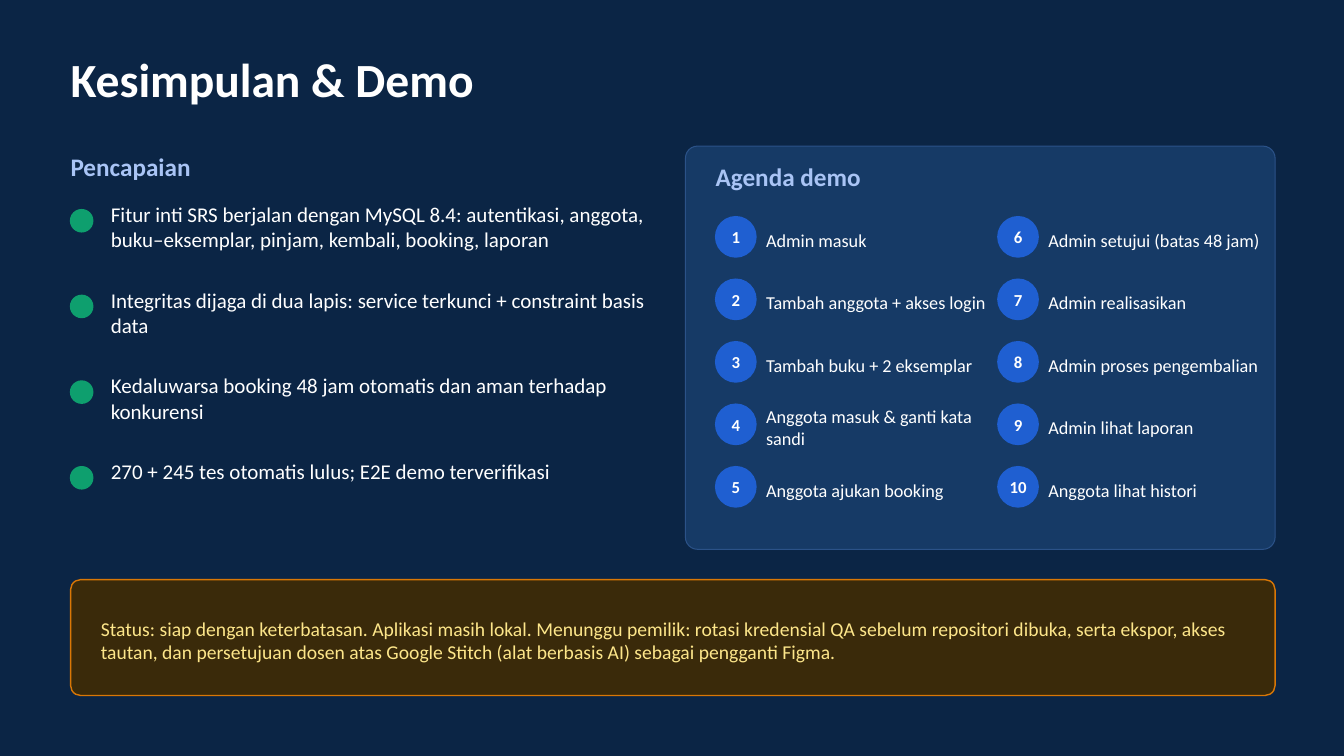
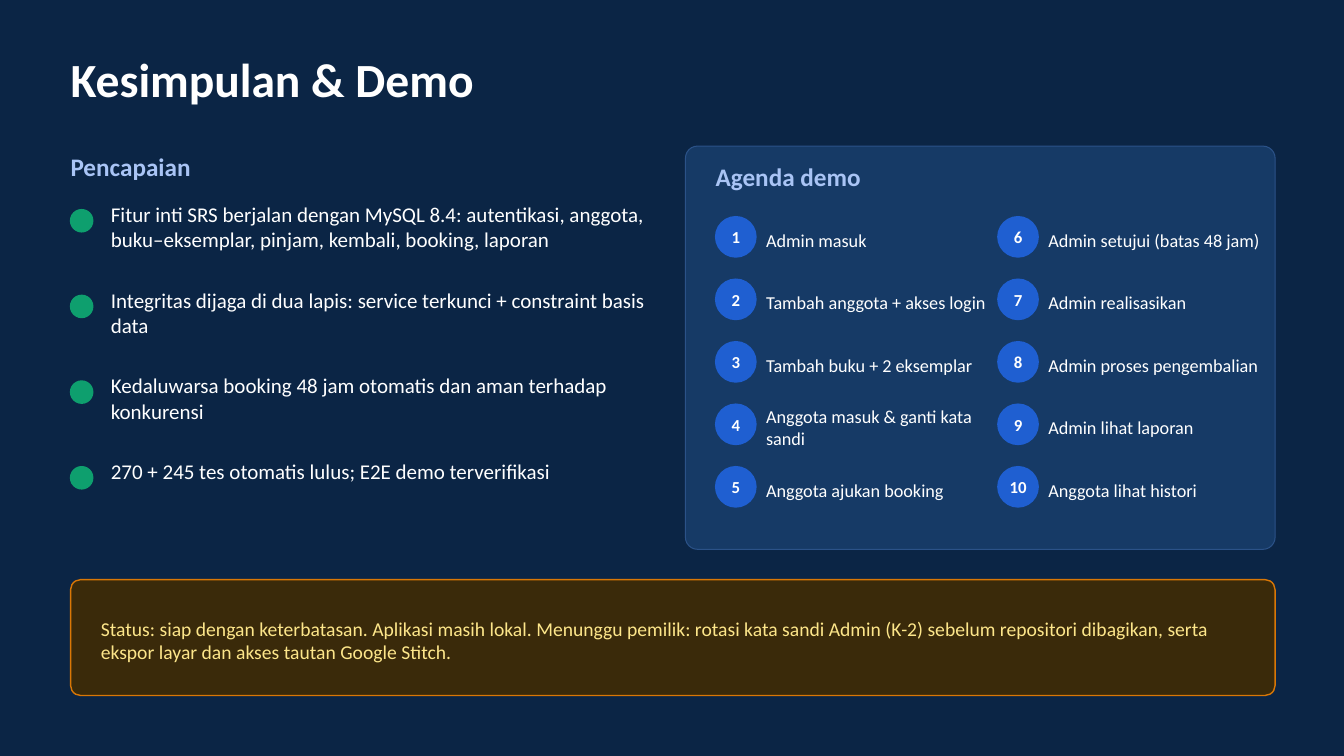
Before and after one commit to doni10102001/Kel-11---SIM-Perpustakaan---RPL-2026, a slide deck: slide 18 of docs/TUGAS-10-FINAL/10-PRESENTASI/SIM_Perpustakaan_Kelompok_11_Final.pptx. Drawn at 1344x756 pixels with LibreOffice and Linux fonts; fonts in the diff are those of the drawing. Boxes give left, top, right and bottom in pixels: in the first picture for what was removed or moved away, otherwise in the second. Text is boxed around its words. In the diff, an @@ line names an element or a change of style, - is before the commit and + after.

```diff
--- a/docs/TUGAS-10-FINAL/10-PRESENTASI/SIM_Perpustakaan_Kelompok_11_Final.pptx
+++ b/docs/TUGAS-10-FINAL/10-PRESENTASI/SIM_Perpustakaan_Kelompok_11_Final.pptx
@@ text at (x1=101, y1=622, x2=1208, y2=663): text changed @@
-Status: siap dengan keterbatasan. Aplikasi masih lokal. Menunggu pemilik: rotasi kredensial QA sebelum repositori dibuka, serta ekspor, akses tautan, dan persetujuan dosen atas Google Stitch (alat berbasis AI) sebagai pengganti Figma.
+Status: siap dengan keterbatasan. Aplikasi masih lokal. Menunggu pemilik: rotasi kata sandi Admin (K-2) sebelum repositori dibagikan, serta ekspor layar dan akses tautan Google Stitch.
```
Also in this commit, not shown: 2 other slides changed, 53 other files.
